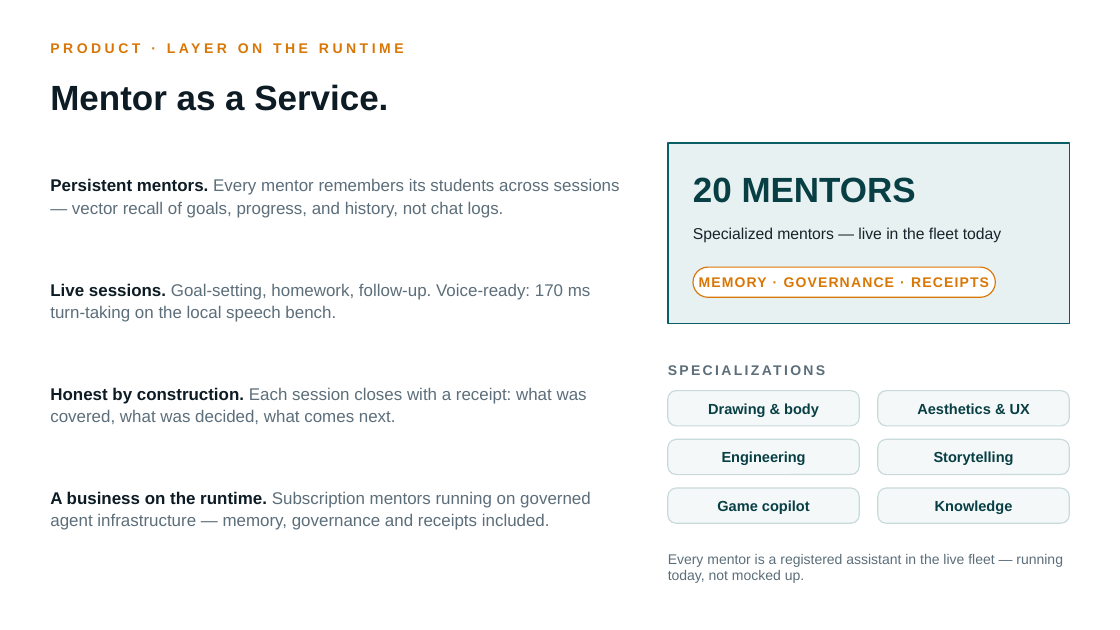
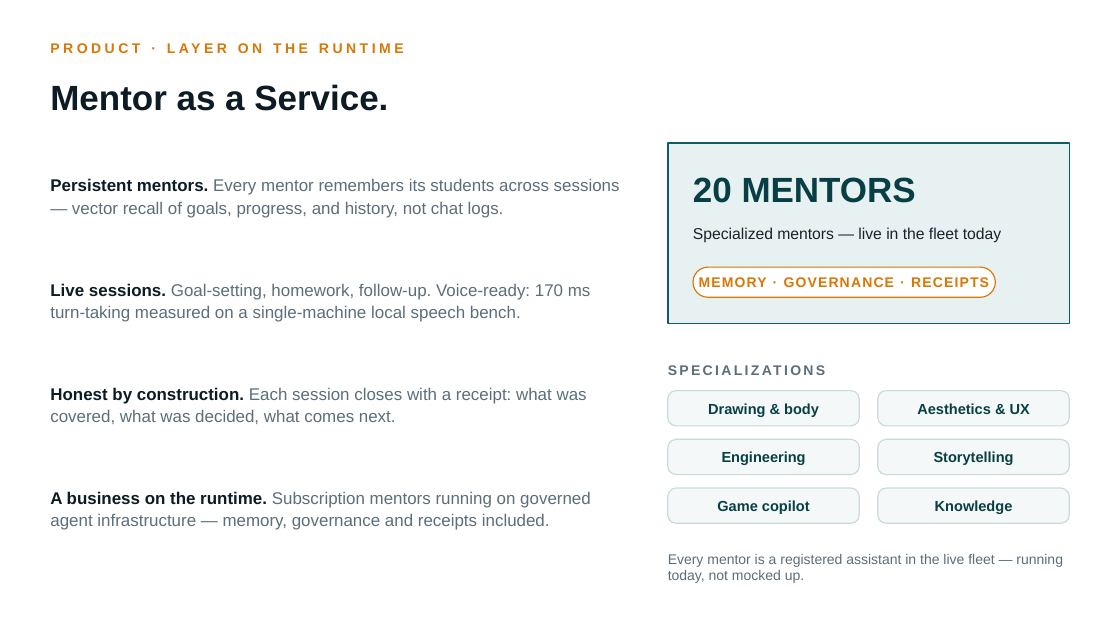
Before and after one commit to tdesc/colony-ai-deck, a slide deck: slide 4 of deck/Colony-AI-Deck.pptx. Drawn at 1120x630 pixels with LibreOffice and Linux fonts; fonts in the diff are those of the drawing. Boxes give left, top, right and bottom in pixels: in the first picture for what was removed or moved away, otherwise in the second. Text is boxed around its words. In the diff, an @@ line names an element or a change of style, - is before the commit and + after.

Commit message:
Deck rev 3: story-first cover with live receipt, artifacts slide, specific cloud ask

```diff
--- a/deck/Colony-AI-Deck.pptx
+++ b/deck/Colony-AI-Deck.pptx
@@ text at [50,283,591,322]: text changed @@
-Live sessions. Goal-setting, homework, follow-up. Voice-ready: 170 ms turn-taking on the local speech bench.
+Live sessions. Goal-setting, homework, follow-up. Voice-ready: 170 ms turn-taking measured on a single-machine local speech bench.
```
Also in this commit, not shown: 5 other slides changed, 1 slide added, 1 other file.
